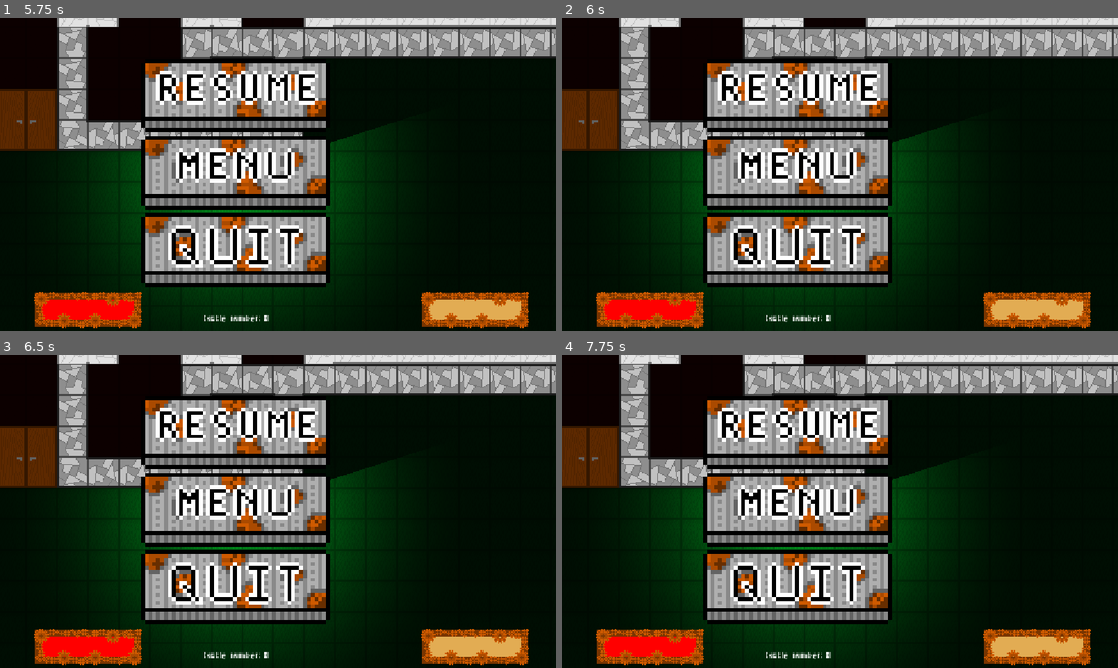
Above: before the commit, frames 1-4 (two rows, left to right).
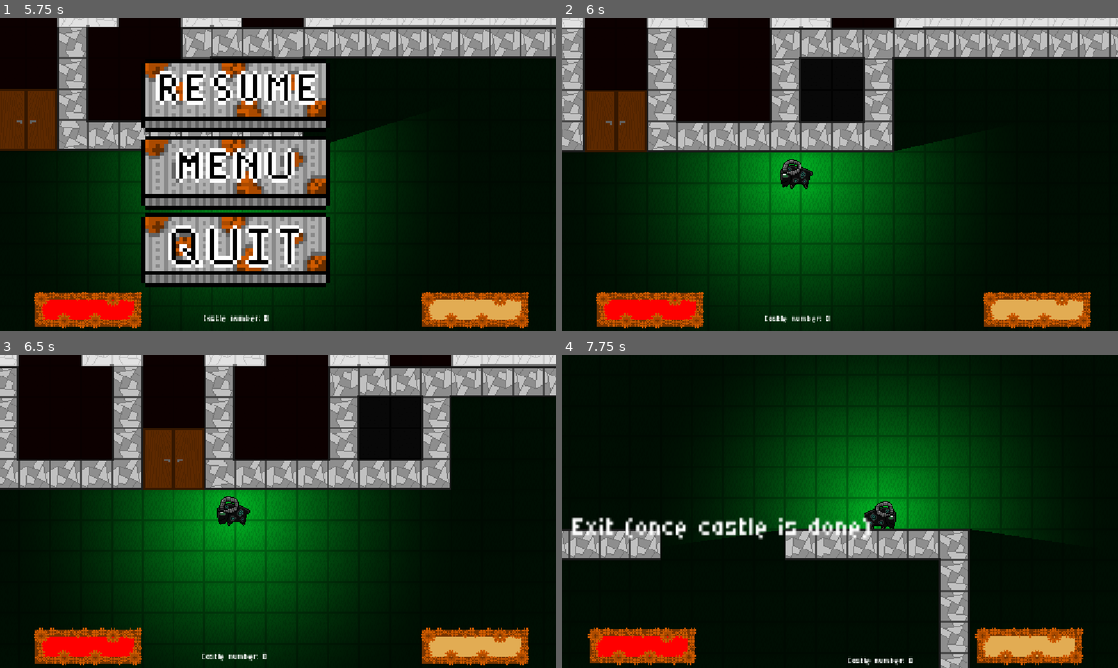
Above: after the commit, the same moments.

Repository: Jagdoggo/Godot-Wild-Jam-Game
Game: Godot game, scene res://main_menu.tscn
Same seed, same stepped clock (60 frames per second), same inputs: the game is played once before the commit and once after it.
Inputs (mouse positions are in pixels of both pictures, inside the frame that each line leads up to):
- Up to frame 1 (5.75 s): click (278, 187) at 0.52 s; type "Alex" at 0.6 s; click (278, 108) at 1.25 s; tap Enter at 2 s; hold D (Right) 2.03-2.78 s; tap X (Action) every 0.75 s from 2.1 to 5.1 s; hold S (Down) 2.78-3.53 s; hold D (Right) 3.53-4.28 s; hold W (Up) 4.28-5.03 s; hold A (Left) from 5.03 s (still down); tap Escape (Pause) at 5.65 s
- Up to frame 2 (6 s): keep holding A (Left); tap X (Action) at 5.85 s
- Up to frame 3 (6.5 s): keep holding A (Left)
- Up to frame 4 (7.75 s): release A (Left) at 6.53 s; hold S (Down) 6.53-7.28 s; tap X (Action) at 6.6, 7.35 s; hold D (Right) from 7.28 s (still down)

Frame 1 is identical in both runs. In frame 2, 34% of the frame differs, in the area x 0-100%, y 0-100%; in frame 3, 42%; in frame 4, 60%.

Commit message:
e.exe
e.exe

Diff:
--- a/pause_ui.gd
+++ b/pause_ui.gd
@@ -7,6 +7,8 @@
 		else:
 			get_tree().paused = true
 			visible = true
+	if Input.is_action_just_pressed("Action"):
+		_on_resume_pressed()
 
 func _on_resume_pressed() -> void:
 	get_tree().paused = false
